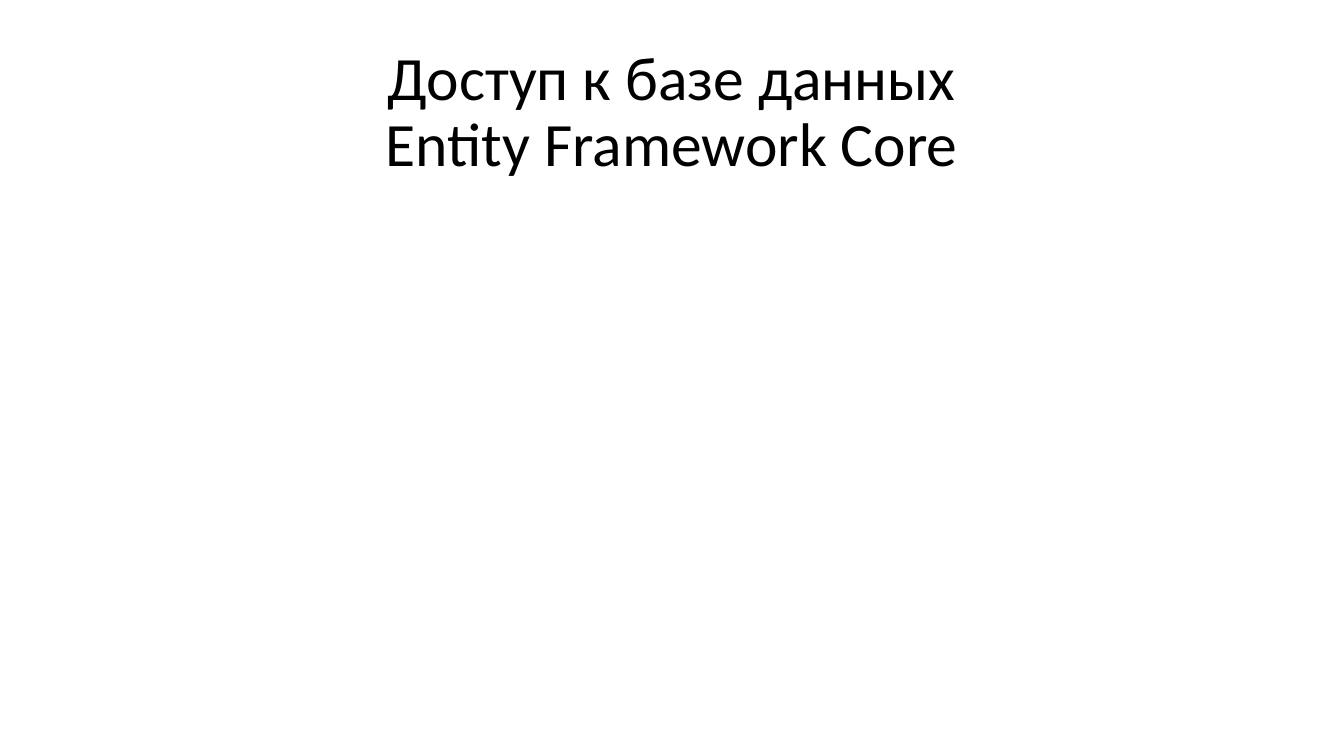
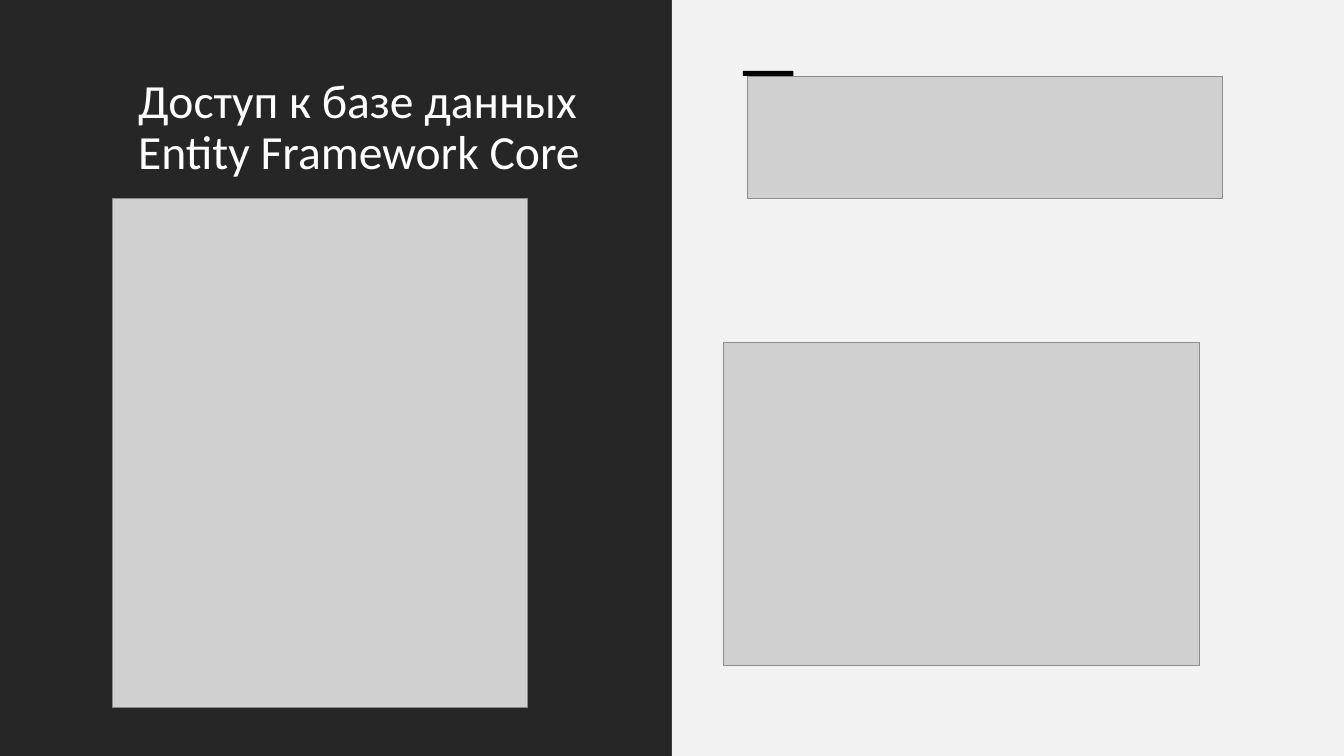
Before and after one commit to deserof/PSP, a slide deck: slide 7 of Course work/defense.pptx. Drawn at 1344x756 pixels with LibreOffice and Linux fonts; fonts in the diff are those of the drawing; grey boxes stand for pictures. Boxes give left, top, right and bottom in pixels: in the first picture for what was removed or moved away, otherwise in the second. Text is boxed around its words. In the diff, an @@ line names an element or a change of style, - is before the commit and + after.

```diff
--- a/Course work/defense.pptx
+++ b/Course work/defense.pptx
@@ rectangle added at box(0, 0, 673, 756), fill #262626 @@
@@ rectangle added at box(673, 0, 1344, 756), fill #F2F2F2 @@
@@ title "Доступ к базе данных Entity ...": place and size @@
-title "Доступ к базе данных Entity ..." at box(386, 58, 958, 176)
+title "Доступ к базе данных Entity ..." at box(138, 85, 580, 177)
@@ title "Доступ к базе данных Entity ..." at box(138, 85, 580, 177): size 44 to 34 pt, text colour #000000 to #FFFFFF; alignment centre to left; vertical alignment middle to top @@
@@ rectangle added at box(743, 71, 793, 76), fill #000000 @@
@@ picture added at box(748, 77, 1223, 198) @@
@@ picture added at box(113, 199, 528, 708) @@
@@ picture added at box(723, 343, 1200, 665) @@
```
Also in this commit, not shown: 11 other slides changed, 2 slides added, 2 slides removed.
